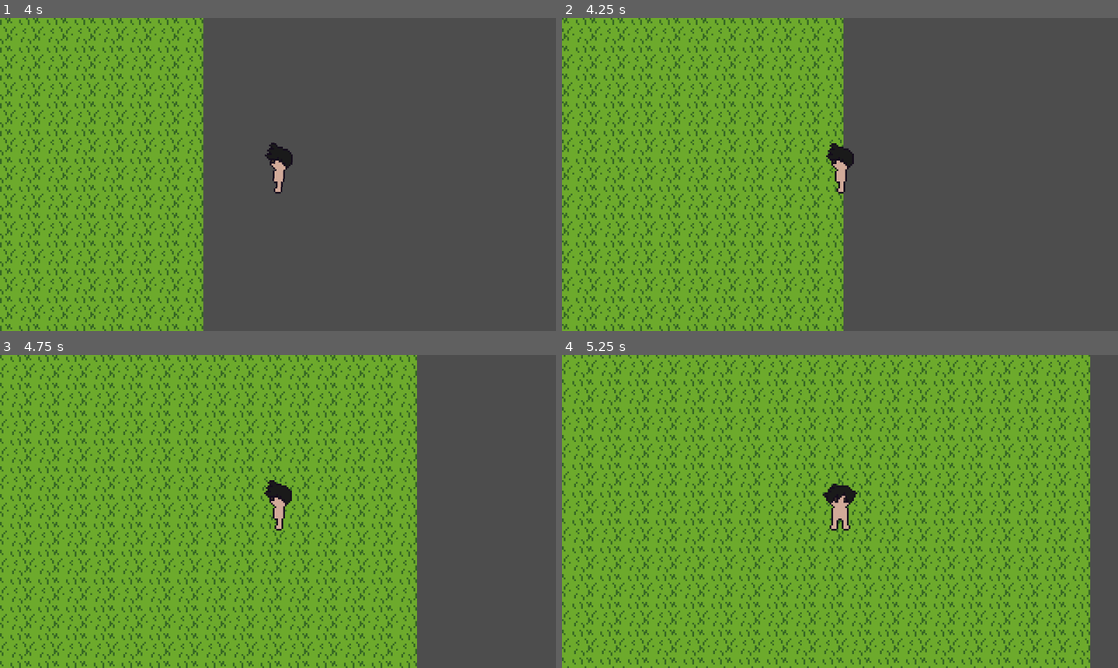
Above: before the commit, frames 1-4 (two rows, left to right).
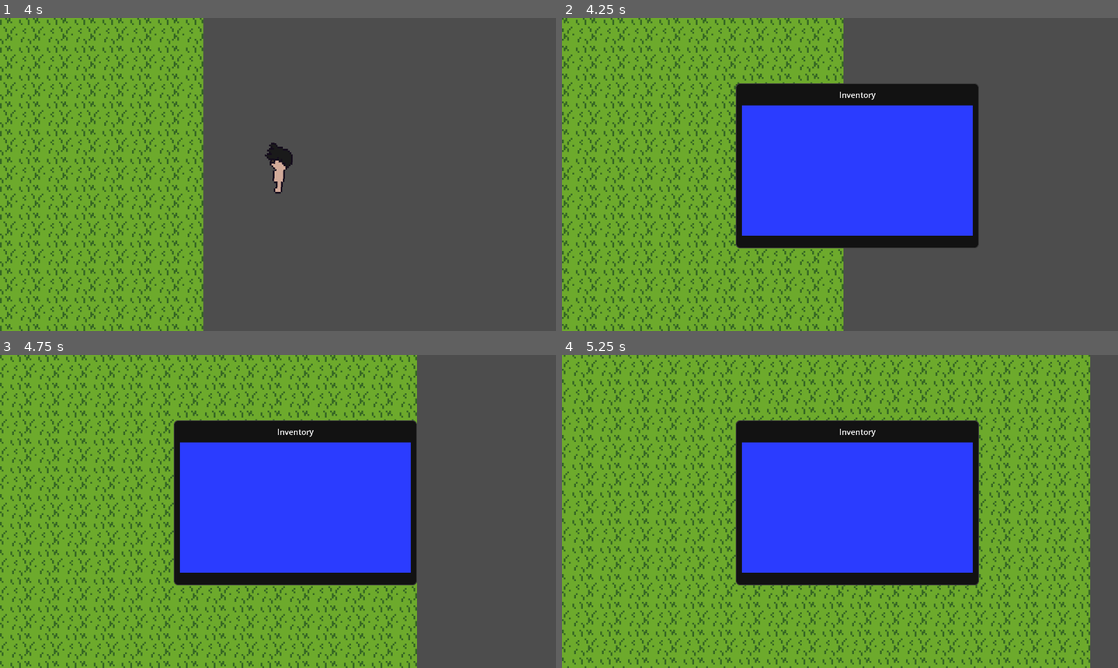
Above: after the commit, the same moments.

Repository: MatthewAustinPendleton/Pixskills
Game: Godot game, scene res://Scenes/World.tscn
Two runs of this game, one before a commit and one after it. Both use one fixed random seed, a clock stepped at 60 frames per second and the inputs below.
Inputs:
- Up to frame 1 (4 s): tap Enter at 0.5 s; hold Right (ui_right) 0.53-1.28 s; hold Down (ui_down) 1.28-2.03 s; hold Right (ui_right) 2.03-2.78 s; hold Up (ui_up) 2.78-3.53 s; hold Left (ui_left) from 3.53 s (still down)
- Up to frame 2 (4.25 s): keep holding Left (ui_left); tap I (inventory_toggle, bound only after the commit) at 4.15 s
- Up to frame 3 (4.75 s): keep holding Left (ui_left)
- Up to frame 4 (5.25 s): release Left (ui_left) at 5.03 s; hold Down (ui_down) from 5.03 s (still down)

Frame 1 is identical in both runs. In frame 2, 23% of the frame differs, in the area x 31-75%, y 20-74%; in frame 3, 23%; in frame 4, 23%.

Commit message:
Tweaked inventory UI position and scale

Diff:
--- a/rpg-take-two/Prefabs/Player/Player.gd
+++ b/rpg-take-two/Prefabs/Player/Player.gd
@@ -2,6 +2,10 @@
 
 @onready var body: Node2D = $Body
 @onready var spr: Sprite2D = $Body/Base
+
+# Use a PackedScene reference and instantiate inside _ready()
+const INVENTORY_UI_SCENE: PackedScene = preload("res://UI/InventoryUI.tscn")
+var inventory_ui: CanvasLayer
 
 const TILE_SIZE := Vector2(32, 32)
 const TEXTURE := {
@@ -23,6 +27,8 @@
 var wobble_tween: Tween = null
 
 func _ready() -> void:
+	print("[Player] _ready() start")
+
 	spr.centered = true
 	spr.rotation_degrees = 0.0
 	body.rotation_degrees = 0.0
@@ -31,6 +37,37 @@
 
 	set_meta("facing", facing)
 	Appearance.attach($Body)
+
+	# Instantiate UI and add it
+	if INVENTORY_UI_SCENE == null:
+		push_error("[Player] INVENTORY_UI_SCENE is null (bad path?)")
+		return
+
+	inventory_ui = INVENTORY_UI_SCENE.instantiate() as CanvasLayer
+	if inventory_ui == null:
+		push_error("[Player] InventoryUI root is not a CanvasLayer?")
+		inventory_ui = INVENTORY_UI_SCENE.instantiate()
+
+	# Use deferred add to avoid any "tree locked" timing issues
+	get_tree().root.call_deferred("add_child", inventory_ui)
+
+	# Defer visibility set until after it's added
+	call_deferred("_finish_setup_ui")
+
+func _finish_setup_ui() -> void:
+	if inventory_ui:
+		inventory_ui.visible = false
+		print("[Player] UI added. parent = ", inventory_ui.get_parent(), "  visible = ", inventory_ui.visible)
+	else:
+		push_error("[Player] UI instance missing after add_child.")
+
+func _process(_delta: float) -> void:
+	if Input.is_action_just_pressed("inventory_toggle"):
+		if inventory_ui and is_instance_valid(inventory_ui):
+			inventory_ui.visible = !inventory_ui.visible
+			print("[UI] toggled ->", inventory_ui.visible)
+		else:
+			push_warning("[UI] toggle pressed but UI not instantiated yet.")
 
 func _physics_process(_delta: float) -> void:
 	if is_moving:
--- /dev/null
+++ b/rpg-take-two/UI/InventoryUI.gd
@@ -0,0 +1,31 @@
+extends CanvasLayer
+
+@export var fit_margin := 50
+@export var vertical_push := 20.0
+
+func _ready() -> void:
+	await get_tree().process_frame
+	# Refit
+	var root := $Root as Control
+	root.connect("resized", Callable(self, "_fit_and_place"))
+	_fit_and_place()
+
+func _fit_and_place() -> void:
+	var root := $Root as Control
+	var layout := $Root/Layout as Control
+	var window := $Root/Layout/Window as Control
+
+	var vp := get_viewport().get_visible_rect().size
+	var need := window.get_combined_minimum_size()
+	var max_size := vp - Vector2(fit_margin * 2.0, fit_margin * 2.0)
+
+	var s : float = min(max_size.x / need.x, max_size.y / need.y)
+	s = clamp(s, 0.25, 1.0)
+	root.scale = Vector2(s, s)
+
+	var scaled_size := need * s
+
+	var target_x := vp.x - scaled_size.x - fit_margin
+	var target_y := (vp.y - scaled_size.y) * 0.5 + vertical_push
+
+	window.position = Vector2(target_x, target_y) / s
--- /dev/null
+++ b/rpg-take-two/UI/InventoryUI.tscn
@@ -0,0 +1,69 @@
+[gd_scene load_steps=3 format=3 uid="uid://dctdkfvt2por6"]
+
+[ext_resource type="Script" uid="uid://bahtsrtwk7c5a" path="res://UI/InventoryUI.gd" id="1_xufhh"]
+
+[sub_resource type="StyleBoxFlat" id="StyleBoxFlat_j4ng8"]
+bg_color = Color(0.0705882, 0.0705882, 0.0705882, 1)
+border_width_left = 2
+border_width_top = 2
+border_width_right = 2
+border_width_bottom = 2
+border_color = Color(0.227451, 0.227451, 0.227451, 1)
+corner_radius_top_left = 10
+corner_radius_top_right = 10
+corner_radius_bottom_right = 10
+corner_radius_bottom_left = 10
+
+[node name="InventoryUI" type="CanvasLayer"]
+layer = 100
+script = ExtResource("1_xufhh")
+
+[node name="Root" type="Control" parent="."]
+layout_mode = 3
+anchors_preset = 15
+anchor_right = 1.0
+anchor_bottom = 1.0
+grow_horizontal = 2
+grow_vertical = 2
+
+[node name="Layout" type="Control" parent="Root"]
+layout_mode = 1
+anchors_preset = 15
+anchor_right = 1.0
+anchor_bottom = 1.0
+offset_left = -120.0
+offset_top = -100.0
+offset_right = 400.0
+offset_bottom = 240.0
+grow_horizontal = 2
+grow_vertical = 2
+
+[node name="Window" type="PanelContainer" parent="Root/Layout"]
+texture_filter = 1
+custom_minimum_size = Vector2(560, 380)
+layout_mode = 1
+offset_right = 560.0
+offset_bottom = 380.0
+theme_override_styles/panel = SubResource("StyleBoxFlat_j4ng8")
+
+[node name="Padding" type="MarginContainer" parent="Root/Layout/Window"]
+layout_mode = 2
+theme_override_constants/margin_left = 12
+theme_override_constants/margin_top = 12
+theme_override_constants/margin_right = 12
+theme_override_constants/margin_bottom = 12
+
+[node name="Main" type="VBoxContainer" parent="Root/Layout/Window/Padding"]
+layout_mode = 2
+theme_override_constants/separation = 12
+
+[node name="Title" type="Label" parent="Root/Layout/Window/Padding/Main"]
+layout_mode = 2
+theme_override_font_sizes/font_size = 18
+text = "Inventory"
+horizontal_alignment = 1
+
+[node name="ContentBG" type="ColorRect" parent="Root/Layout/Window/Padding/Main"]
+custom_minimum_size = Vector2(520, 300)
+layout_mode = 2
+color = Color(0.168627, 0.235294, 1, 1)
--- a/rpg-take-two/project.godot
+++ b/rpg-take-two/project.godot
@@ -61,6 +61,11 @@
 , Object(InputEventKey,"resource_local_to_scene":false,"resource_name":"","device":-1,"window_id":0,"alt_pressed":false …(183 unchanged characters)…
 ]
 }
+inventory_toggle={
+"deadzone": 0.2,
+"events": [Object(InputEventKey,"resource_local_to_scene":false,"resource_name":"","device":-1,"window_id":0,"alt_pressed":false,"shift_pressed":false,"ctrl_pressed":false,"meta_pressed":false,"pressed":false,"keycode":0,"physical_keycode":73,"key_label":0,"unicode":105,"location":0,"echo":false,"script":null)
+]
+}
 
 [rendering]
 
Not shown, added: rpg-take-two/UI/InventoryUI.gd.uid
